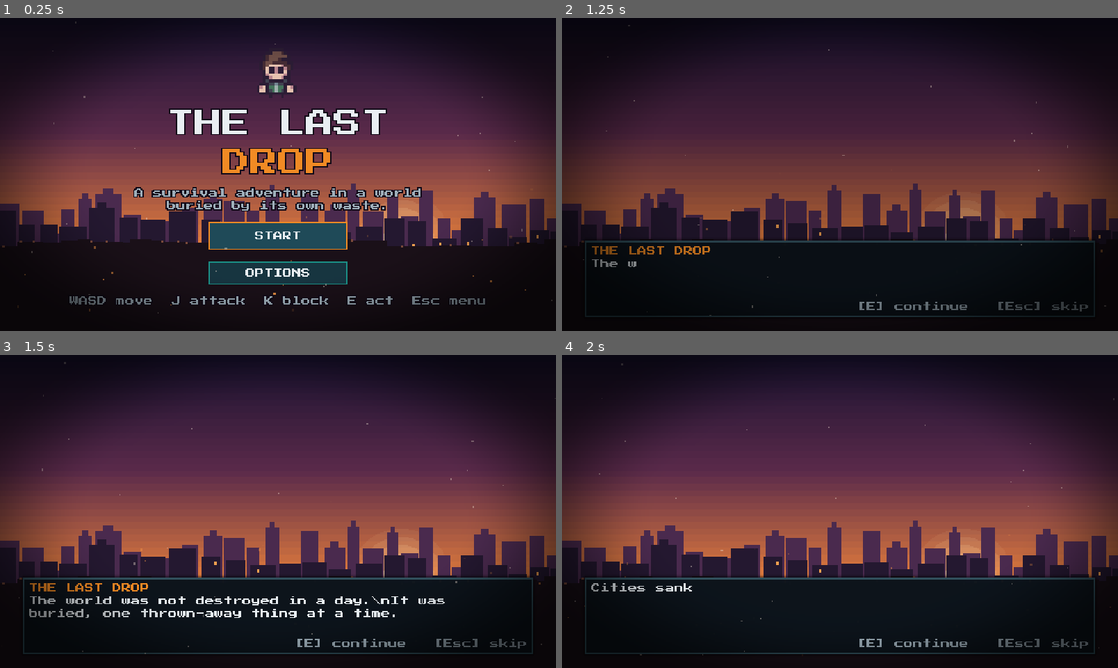
Above: before the commit, frames 1-4 (two rows, left to right).
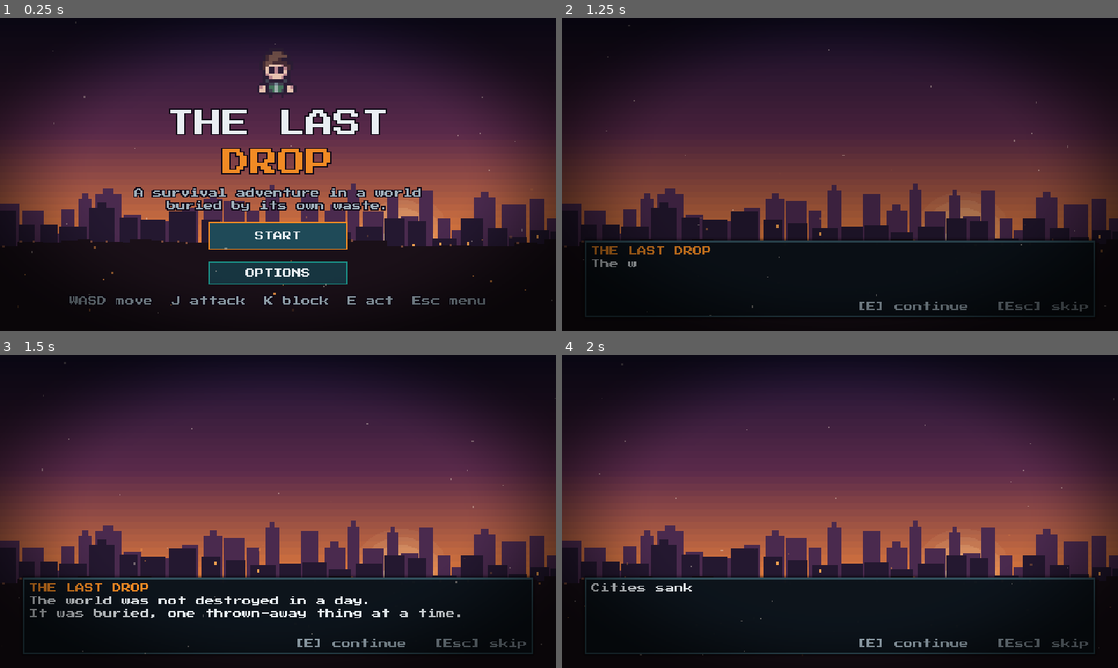
Above: after the commit, the same moments.

Repository: hsan-gg/the-last-drop
Game: Godot game, scene res://ui/title.tscn
The game is run twice, just before and just after one commit, with the same random seed, the same clock (stepped at 60 frames per second) and the same inputs. Sound files missing from this copy of the repository are replaced by a short silence.
Inputs (mouse positions are in pixels of both pictures, inside the frame that each line leads up to):
- Up to frame 1 (0.25 s): no input
- Up to frame 2 (1.25 s): click "START" at 0.5 s
- Up to frame 3 (1.5 s): tap Enter (ui_accept) at 1.25 s; move the mouse to (400, 495) at 1.27 s; hold D (move_right) from 1.28 s (still down); hold K (block) from 1.28 s (still down); tap J (attack) at 1.35 s; click (400, 495) at 1.42 s
- Up to frame 4 (2 s): keep holding D (move_right); keep holding K (block); tap Enter (ui_accept) at 1.52 s

Frames 1-2 are identical in both runs. In frame 3, 0.8% of the frame differs, in the area x 5-83%, y 77-84%; in frame 4, nothing differs.

Commit message:
feat: difficulty levels, stronger zombies, puzzle penalty, notices wait for dialogue

Diff:
--- /dev/null
+++ b/autoload/difficulty.gd
@@ -0,0 +1,50 @@
+extends Node
+## The four difficulty levels. Each is a set of multipliers over the Medium
+## game, defined in data/difficulties.json and chosen when a run starts. They
+## change visible things (zombie strength and numbers, lives, penalties, XP,
+## thirst, healing), and the title screen says what each one does.
+
+const DATA_PATH := "res://data/difficulties.json"
+const DEFAULT_ID := "medium"
+
+var current_id := DEFAULT_ID
+
+var _levels: Array = []
+
+
+func _ready() -> void:
+	var loaded: Variant = DataLoader.load_json(DATA_PATH)
+	_levels = loaded if typeof(loaded) == TYPE_ARRAY else []
+
+
+func all() -> Array:
+	return _levels.duplicate(true)
+
+
+func definition(difficulty_id: String) -> Dictionary:
+	for level: Dictionary in _levels:
+		if level["id"] == difficulty_id:
+			return level.duplicate()
+	return {}
+
+
+func current() -> Dictionary:
+	var level := definition(current_id)
+	return level if not level.is_empty() else definition(DEFAULT_ID)
+
+
+## A multiplier or setting of the current difficulty, e.g. value("enemy_hp").
+func value(key: String) -> float:
+	return float(current().get(key, 1.0))
+
+
+func select(difficulty_id: String) -> void:
+	if not definition(difficulty_id).is_empty():
+		current_id = difficulty_id
+		Settings.set_value("difficulty", difficulty_id)
+
+
+## Called when a run starts: the saved choice becomes the run's difficulty.
+func begin_run() -> void:
+	var saved := str(Settings.value("difficulty"))
+	current_id = saved if not definition(saved).is_empty() else DEFAULT_ID
--- a/autoload/event_bus.gd
+++ b/autoload/event_bus.gd
@@ -12,6 +12,8 @@
 ## Ad-hoc text (e.g. "the unit needs: ..."); reported back with an empty id.
 signal text_requested(lines: Array[String])
 signal dialogue_finished(dialogue_id: String)
+## A conversation opened (it holds notices until it ends).
+signal dialogue_opened
 signal sorting_requested(pile_id: String, item_ids: Array[String])
 signal sorting_finished(pile_id: String)
 
--- a/autoload/lives.gd
+++ b/autoload/lives.gd
@@ -2,11 +2,12 @@
 ## Three lives per run. Collapsing (health reaching zero) costs one and sends
 ## the player back to the area's start; with none left the run is over.
 
-const MAX_LIVES := 3
+const DEFAULT_LIVES := 3
 
 ## Off until a real run starts, so tests that knock the player out stay peaceful.
 var active := false
-var lives := MAX_LIVES
+var max_lives := DEFAULT_LIVES
+var lives := DEFAULT_LIVES
 
 
 func _ready() -> void:
@@ -14,13 +15,16 @@
 
 
 func start_run() -> void:
-	lives = MAX_LIVES
+	Difficulty.begin_run()
+	max_lives = int(Difficulty.value("lives"))
+	lives = max_lives
 	active = true
 	EventBus.lives_changed.emit(lives)
 
 
 func reset() -> void:
-	lives = MAX_LIVES
+	max_lives = DEFAULT_LIVES
+	lives = DEFAULT_LIVES
 	active = false
 	EventBus.lives_changed.emit(lives)
 
--- /dev/null
+++ b/autoload/notices.gd
@@ -0,0 +1,42 @@
+extends Node
+## Holds back on-screen notices (objective banners, quest and XP toasts, level
+## ups) while a conversation is open, and shows them the moment it ends, so
+## nothing talks over the dialogue.
+
+var _holding := false
+var _waiting: Array[Callable] = []
+
+
+func _ready() -> void:
+	EventBus.dialogue_opened.connect(_hold)
+	EventBus.dialogue_finished.connect(_release.unbind(1))
+	EventBus.dialogue_interrupted.connect(_release)
+
+
+func is_holding() -> bool:
+	return _holding
+
+
+func waiting() -> int:
+	return _waiting.size()
+
+
+## Runs `action` now, or right after the current conversation ends.
+func run(action: Callable) -> void:
+	if _holding:
+		_waiting.append(action)
+	else:
+		action.call()
+
+
+func _hold() -> void:
+	_holding = true
+
+
+func _release() -> void:
+	_holding = false
+	var batch := _waiting.duplicate()
+	_waiting.clear()
+	for action: Callable in batch:
+		if action.is_valid():
+			action.call()
--- a/autoload/progress.gd
+++ b/autoload/progress.gd
@@ -17,7 +17,7 @@
 func add_xp(amount: int) -> void:
 	if amount <= 0:
 		return
-	var result := ProgressionRules.apply_xp(level, xp, amount)
+	var result := ProgressionRules.apply_xp(level, xp, maxi(roundi(amount * Difficulty.value("xp")), 1))
 	level = result["level"]
 	xp = result["xp"]
 	if result["levels_gained"] > 0:
--- a/autoload/settings.gd
+++ b/autoload/settings.gd
@@ -17,6 +17,9 @@
 	"damage_numbers": true,
 	"objective_hints": 1,
 	"text_speed": 1,
+	"difficulty": "medium",
+	"tips": true,
+	"tips_seen": "",
 }
 const HINTS_OFF := 0
 const HINTS_SUBTLE := 1
--- a/autoload/survival.gd
+++ b/autoload/survival.gd
@@ -46,10 +46,10 @@
 
 
 func tick(seconds: float) -> void:
-	var next_water := maxf(_water - WATER_DECAY_PER_SECOND * seconds, 0.0)
+	var next_water := maxf(_water - WATER_DECAY_PER_SECOND * Difficulty.value("water_decay") * seconds, 0.0)
 	var next_health := _health
 	if next_water >= REGEN_MIN_WATER:
-		next_health = minf(_health + HEALTH_REGEN_PER_SECOND * seconds, _max_health)
+		next_health = minf(_health + HEALTH_REGEN_PER_SECOND * Difficulty.value("regen") * seconds, _max_health)
 	_apply(next_water, next_health)
 
 
--- a/data/cutscenes.json
+++ b/data/cutscenes.json
@@ -3,7 +3,7 @@
 		{
 			"visual": "sky",
 			"title": "THE LAST DROP",
-			"text": "The world was not destroyed in a day.\\nIt was buried, one thrown-away thing at a time.",
+			"text": "The world was not destroyed in a day.\nIt was buried, one thrown-away thing at a time.",
 			"focus": []
 		},
 		{
@@ -73,7 +73,7 @@
 		{
 			"visual": "black",
 			"title": "SURVIVE",
-			"text": "Sort what you find. Fight what stalks the ruins. Learn what the old world refused to.\\n\\nJ attack   K block   E act   Esc menu",
+			"text": "Sort what you find. Fight what stalks the ruins. Learn what the old world refused to.\n\nJ attack   K block   E act   Esc menu",
 			"focus": []
 		}
 	],
--- /dev/null
+++ b/data/difficulties.json
@@ -0,0 +1,82 @@
+[
+	{
+		"id": "easy",
+		"name": "EASY",
+		"color": "#7bc043",
+		"description": "A relaxed walk through the ruins. Slower, weaker zombies, five lives, a generous parry.",
+		"enemy_hp": 0.75,
+		"enemy_damage": 0.6,
+		"enemy_speed": 0.9,
+		"enemy_windup": 1.25,
+		"enemy_aggro": 0.85,
+		"spawn": 0.7,
+		"lives": 5,
+		"penalty": 0.5,
+		"xp": 1.25,
+		"water_decay": 0.7,
+		"regen": 1.4,
+		"stamina_regen": 1.3,
+		"parry_window": 0.26,
+		"drops": 1.3
+	},
+	{
+		"id": "medium",
+		"name": "MEDIUM",
+		"color": "#f2c94c",
+		"description": "The intended game. Zombies are a real threat, mistakes sting, and three lives are enough if you are careful.",
+		"enemy_hp": 1.0,
+		"enemy_damage": 1.0,
+		"enemy_speed": 1.0,
+		"enemy_windup": 1.0,
+		"enemy_aggro": 1.0,
+		"spawn": 1.0,
+		"lives": 3,
+		"penalty": 1.0,
+		"xp": 1.0,
+		"water_decay": 1.0,
+		"regen": 1.0,
+		"stamina_regen": 1.0,
+		"parry_window": 0.18,
+		"drops": 1.0
+	},
+	{
+		"id": "hard",
+		"name": "HARD",
+		"color": "#f08a24",
+		"description": "Tougher, faster zombies in bigger packs. Two lives, harsher mistakes, thirstier world, a tight parry.",
+		"enemy_hp": 1.6,
+		"enemy_damage": 1.6,
+		"enemy_speed": 1.12,
+		"enemy_windup": 0.82,
+		"enemy_aggro": 1.2,
+		"spawn": 1.5,
+		"lives": 2,
+		"penalty": 1.6,
+		"xp": 0.9,
+		"water_decay": 1.3,
+		"regen": 0.7,
+		"stamina_regen": 0.85,
+		"parry_window": 0.14,
+		"drops": 0.8
+	},
+	{
+		"id": "hardcore",
+		"name": "HARDCORE",
+		"color": "#e0584a",
+		"description": "Built to break you. Huge, fast, brutal packs that spot you from afar, one life, no healing over time, almost no parry window.",
+		"enemy_hp": 3.4,
+		"enemy_damage": 3.2,
+		"enemy_speed": 1.38,
+		"enemy_windup": 0.55,
+		"enemy_aggro": 1.6,
+		"spawn": 2.4,
+		"lives": 1,
+		"penalty": 3.2,
+		"xp": 0.7,
+		"water_decay": 2.0,
+		"regen": 0.0,
+		"stamina_regen": 0.55,
+		"parry_window": 0.09,
+		"drops": 0.5
+	}
+]
--- a/data/enemies.json
+++ b/data/enemies.json
@@ -2,13 +2,13 @@
 	{
 		"id": "walker",
 		"name": "Scavenger Zombie",
-		"hp": 30,
-		"speed": 30,
-		"damage": 10,
+		"hp": 48,
+		"speed": 34,
+		"damage": 14,
 		"reach": 18,
-		"windup": 0.55,
-		"cooldown": 1.1,
-		"aggro": 96,
+		"windup": 0.5,
+		"cooldown": 1.0,
+		"aggro": 104,
 		"leash": 220,
 		"xp": 12,
 		"poise": false,
@@ -30,13 +30,13 @@
 	{
 		"id": "runner",
 		"name": "Starved Runner",
-		"hp": 16,
-		"speed": 56,
-		"damage": 6,
+		"hp": 28,
+		"speed": 62,
+		"damage": 9,
 		"reach": 14,
-		"windup": 0.3,
-		"cooldown": 0.8,
-		"aggro": 120,
+		"windup": 0.28,
+		"cooldown": 0.75,
+		"aggro": 130,
 		"leash": 240,
 		"xp": 8,
 		"poise": false,
@@ -58,13 +58,13 @@
 	{
 		"id": "brute",
 		"name": "Toxic Brute",
-		"hp": 80,
-		"speed": 22,
-		"damage": 22,
+		"hp": 140,
+		"speed": 25,
+		"damage": 32,
 		"reach": 24,
-		"windup": 0.95,
-		"cooldown": 1.7,
-		"aggro": 88,
+		"windup": 0.9,
+		"cooldown": 1.5,
+		"aggro": 96,
 		"leash": 200,
 		"xp": 40,
 		"poise": true,
--- a/player/player_combat.gd
+++ b/player/player_combat.gd
@@ -133,7 +133,7 @@
 	if _clock < _invulnerable_until:
 		return {"outcome": "ignored", "damage": 0}
 	var covers := CombatRules.guard_covers(_player.facing, _player.global_position, from_position)
-	var result := CombatRules.resolve_hit(raw_damage, Gear.armor(), is_blocking(), covers, seconds_since_block_started())
+	var result := CombatRules.resolve_hit(raw_damage, Gear.armor(), is_blocking(), covers, seconds_since_block_started(), Difficulty.value("parry_window"))
 	match result["outcome"]:
 		CombatRules.OUTCOME_PARRIED:
 			_invulnerable_until = _clock + PARRY_INVULNERABLE_SECONDS
--- a/project.godot
+++ b/project.godot
@@ -25,6 +25,7 @@
 ItemDB="*res://autoload/item_db.gd"
 Content="*res://autoload/content.gd"
 Chapters="*res://autoload/chapters.gd"
+Notices="*res://autoload/notices.gd"
 Cutscenes="*res://autoload/cutscenes.gd"
 QuestTracker="*res://autoload/quest_tracker.gd"
 GameState="*res://autoload/game_state.gd"
@@ -33,6 +34,7 @@
 Gear="*res://autoload/gear.gd"
 Progress="*res://autoload/progress.gd"
 Combat="*res://autoload/combat.gd"
+Difficulty="*res://autoload/difficulty.gd"
 Lives="*res://autoload/lives.gd"
 MapMemory="*res://autoload/map_memory.gd"
 SceneManager="*res://autoload/scene_manager.gd"
--- a/systems/combat_rules.gd
+++ b/systems/combat_rules.gd
@@ -28,10 +28,10 @@
 
 
 ## What happens when an enemy strike lands: {"outcome", "damage"}.
-static func resolve_hit(raw_damage: float, armor: float, blocking: bool, guard_covers: bool, seconds_since_block: float) -> Dictionary:
+static func resolve_hit(raw_damage: float, armor: float, blocking: bool, guard_covers: bool, seconds_since_block: float, parry_window: float = PARRY_WINDOW) -> Dictionary:
 	var through := raw_damage * armor_multiplier(armor)
 	if blocking and guard_covers:
-		if seconds_since_block <= PARRY_WINDOW:
+		if seconds_since_block <= parry_window:
 			return {"outcome": OUTCOME_PARRIED, "damage": 0}
 		return {"outcome": OUTCOME_BLOCKED, "damage": maxi(MIN_DAMAGE, roundi(through * (1.0 - BLOCK_REDUCTION)))}
 	return {"outcome": OUTCOME_HIT, "damage": maxi(MIN_DAMAGE, roundi(through))}
--- a/test/unit/test_combat_in_play.gd
+++ b/test/unit/test_combat_in_play.gd
@@ -104,8 +104,9 @@
 func test_killing_a_zombie_pays_xp_counts_a_kill_and_it_stays_dead() -> void:
 	Gear.grant("rusty_sword")
 	var enemy := _enemy("runner", Vector2(14, 0), "test_1")
-	_swing()
-	_swing()
+	for _i in 6:
+		if not enemy.is_dead():
+			_swing()
 	assert_true(enemy.is_dead())
 	assert_eq(GameState.get_counter("kills"), 1)
 	assert_true(GameState.has_flag("slain_test_1"))
--- a/test/unit/test_hud_hints_banners.gd
+++ b/test/unit/test_hud_hints_banners.gd
@@ -5,6 +5,8 @@
 
 
 func before_each() -> void:
+	Notices._holding = false
+	Notices._waiting.clear()
 	GameState.reset()
 	Survival.set_process(false)
 	Survival.reset()
@@ -99,3 +101,26 @@
 
 func test_nothing_happens_with_no_supplies() -> void:
 	assert_false(Consumables.use_first(Consumables.HEAL_ORDER))
+
+
+func test_notices_wait_for_a_conversation_to_end() -> void:
+	var banners := BannerQueue.new()
+	add_child_autofree(banners)
+	EventBus.dialogue_opened.emit()
+	banners.push("QUEST COMPLETE", "Sharp Eye")
+	assert_true(Notices.is_holding())
+	assert_eq(Notices.waiting(), 1, "held back while talking")
+	EventBus.dialogue_finished.emit("x")
+	assert_false(Notices.is_holding())
+	assert_eq(Notices.waiting(), 0)
+	assert_eq(banners.pending(), 1, "shown once the talk is over")
+
+
+func test_a_cut_short_conversation_also_releases_notices() -> void:
+	var banners := BannerQueue.new()
+	add_child_autofree(banners)
+	EventBus.dialogue_opened.emit()
+	banners.push("NEW OBJECTIVE", "Sort the pile")
+	EventBus.dialogue_interrupted.emit()
+	assert_eq(Notices.waiting(), 0)
+	assert_eq(banners.pending(), 1)
--- a/ui/dialogue/dialogue_box.gd
+++ b/ui/dialogue/dialogue_box.gd
@@ -51,6 +51,12 @@
 	return visible
 
 
+## A scene change with a conversation open must not leave notices held back forever.
+func _exit_tree() -> void:
+	if visible:
+		EventBus.dialogue_interrupted.emit()
+
+
 ## Who speaks a dialogue: {"name", "tag", "color", "icon"}. Narration has no name.
 static func speaker_for(dialogue_id: String) -> Dictionary:
 	for speaker in SPEAKERS:
@@ -69,6 +75,7 @@
 	_opened_on_frame = Engine.get_process_frames()
 	_apply_speaker(speaker_for(dialogue_id))
 	visible = true
+	EventBus.dialogue_opened.emit()
 	if pauses_game:
 		get_tree().paused = true
 	_show_line()
--- a/ui/hud.gd
+++ b/ui/hud.gd
@@ -108,7 +108,11 @@
 
 
 func _on_level_up(level: int) -> void:
-	_show_toast("LEVEL UP!  You are level %d" % level, UiTheme.COLOR_YELLOW)
+	Notices.run(_celebrate_level.bind(level))
+
+
+func _celebrate_level(level: int) -> void:
+	_display_toast("LEVEL UP!  You are level %d" % level, UiTheme.COLOR_YELLOW)
 	var flash := create_tween()
 	_damage_flash.color = UiTheme.COLOR_YELLOW
 	_damage_flash.modulate.a = 0.45
@@ -118,6 +122,10 @@
 
 ## A line of text that appears under the banner and fades: loot, level ups.
 func _show_toast(text: String, color: Color) -> void:
+	Notices.run(_display_toast.bind(text, color))
+
+
+func _display_toast(text: String, color: Color) -> void:
 	_toast_label.text = text
 	_toast_label.add_theme_color_override("font_color", color)
 	_toast_label.visible = true
@@ -151,7 +159,7 @@
 		EventBus.sfx_requested.emit("sort_ok")
 	if not new_text.is_empty():
 		_banners.push("NEW OBJECTIVE", new_text, UiTheme.COLOR_ORANGE, 2.6)
-	_tracker.flash()
+	Notices.run(_tracker.flash)
 
 
 func _on_lives_changed(lives: int) -> void:
@@ -238,7 +246,7 @@
 	_lives_row = HBoxContainer.new()
 	_lives_row.add_theme_constant_override("separation", 2)
 	_lives_row.mouse_filter = Control.MOUSE_FILTER_IGNORE
-	for _i in Lives.MAX_LIVES:
+	for _i in Lives.max_lives:
 		var heart := TextureRect.new()
 		heart.texture = HEART_ICON
 		heart.stretch_mode = TextureRect.STRETCH_KEEP
--- a/ui/hud_banners.gd
+++ b/ui/hud_banners.gd
@@ -11,6 +11,7 @@
 
 var _queue: Array[Dictionary] = []
 var _active := false
+var _deferred := 0
 var _panel: PanelContainer
 var _stripe: ColorRect
 var _title: Label
@@ -25,10 +26,17 @@
 
 
 func pending() -> int:
-	return _queue.size() + (1 if _active else 0)
+	return _queue.size() + (1 if _active else 0) + _deferred
 
 
+## Queues a banner. While a conversation is open it waits and appears after it.
 func push(title: String, text: String, color: Color = UiTheme.COLOR_ORANGE, seconds: float = SHOW_SECONDS) -> void:
+	_deferred += 1
+	Notices.run(_enqueue.bind(title, text, color, seconds))
+
+
+func _enqueue(title: String, text: String, color: Color, seconds: float) -> void:
+	_deferred = maxi(_deferred - 1, 0)
 	_queue.append({"title": title, "text": text, "color": color, "seconds": seconds})
 	if not _active:
 		_show_next()
--- a/ui/puzzle/puzzle_panel.gd
+++ b/ui/puzzle/puzzle_panel.gd
@@ -8,6 +8,8 @@
 const OPTION_KEYS := [KEY_1, KEY_2, KEY_3, KEY_4, KEY_5]
 const MAX_OPTIONS := 5
 const SOLVED_FLAG_FORMAT := "puzzle_%s_solved"
+## A wrong step costs health, so guessing is not free.
+const WRONG_DAMAGE := 9.0
 
 var _phase := Phase.IDLE
 var _puzzle_id := ""
@@ -15,7 +17,6 @@
 var _puzzle: OrderPuzzle
 var _title: Label
 var _prompt: Label
-var _placed: RichTextLabel
 var _option_buttons: Array[Button] = []
 var _feedback: RichTextLabel
 var _continue: Button
@@ -23,7 +24,7 @@
 
 
 func _ready() -> void:
-	_build_shell(Vector2(440, 220), UiTheme.COLOR_TEAL)
+	_build_shell(Vector2(452, 230), UiTheme.COLOR_TEAL)
 	_build_contents()
 	EventBus.puzzle_requested.connect(_on_puzzle_requested)
 
@@ -50,7 +51,7 @@
 	_prompt.text = data["prompt"]
 	_feedback.text = ""
 	_continue.visible = false
-	_hint.text = "Press 1 to %d. Esc leaves." % steps.size()
+	_hint.text = "Press 1 to %d. A wrong step costs health. Esc leaves." % steps.size()
 	_refresh()
 	_show_panel()
 
@@ -72,7 +73,9 @@
 	else:
 		GameState.add_to_counter("puzzle_mistakes")
 		EventBus.sfx_requested.emit("sort_bad")
-		_feedback.text = "[color=#e0584a]NOT THAT ONE[/color]  Start again from the first step."
+		var damage := WRONG_DAMAGE * Difficulty.value("penalty")
+		Survival.damage(damage)
+		_feedback.text = "[color=#e0584a]NOT THAT ONE  -%d health[/color]\nStart again from the first step." % int(round(damage))
 	_refresh()
 
 
@@ -96,17 +99,22 @@
 
 func _refresh() -> void:
 	var done := _puzzle.placed()
-	var lines: Array[String] = []
-	for index in done.size():
-		lines.append("%d. %s" % [index + 1, done[index]])
-	_placed.text = "[color=#5fd0c4]%s[/color]" % ("\n".join(lines) if not lines.is_empty() else "Nothing placed yet.")
 	var choices := _puzzle.options()
 	for index in _option_buttons.size():
 		var button := _option_buttons[index]
 		button.visible = index < choices.size()
-		button.disabled = _phase != Phase.SOLVING
-		if index < choices.size():
+		if index >= choices.size():
+			continue
+		var order := done.find(choices[index])
+		button.disabled = _phase != Phase.SOLVING or order >= 0
+		if order >= 0:
+			button.text = "%d.  %s" % [order + 1, choices[index]]
+			button.add_theme_color_override("font_color", UiTheme.COLOR_TEAL)
+			button.add_theme_color_override("font_disabled_color", UiTheme.COLOR_TEAL)
+		else:
 			button.text = "%d  %s" % [index + 1, choices[index]]
+			button.remove_theme_color_override("font_color")
+			button.remove_theme_color_override("font_disabled_color")
 
 
 func _on_puzzle_requested(puzzle_id: String) -> void:
@@ -136,15 +144,13 @@
 	_title = _label("", UiTheme.COLOR_TEAL)
 	_box.add_child(_title)
 	_prompt = _label("", UiTheme.COLOR_TEXT)
-	_prompt.custom_minimum_size = Vector2(0, 18)
+	_prompt.custom_minimum_size = Vector2(0, 20)
 	_box.add_child(_prompt)
-	_placed = _rich(34)
-	_box.add_child(_placed)
 	for index in MAX_OPTIONS:
 		var button := _button("", _on_option_pressed.bind(index))
 		_option_buttons.append(button)
 		_box.add_child(button)
-	_feedback = _rich(24)
+	_feedback = _rich(42)
 	_box.add_child(_feedback)
 	var footer := HBoxContainer.new()
 	_box.add_child(footer)
--- a/ui/quiz/quiz_panel.gd
+++ b/ui/quiz/quiz_panel.gd
@@ -66,8 +66,9 @@
 	else:
 		EventBus.sfx_requested.emit("sort_bad")
 		var correct_text: String = _quiz["options"][int(_quiz["answer"])]
-		Survival.damage(WRONG_DAMAGE)
-		_feedback.text = "[color=#e0584a]NOT QUITE  -%d health[/color]\nThe answer: %s\n%s" % [int(WRONG_DAMAGE), correct_text, _quiz["explanation"]]
+		var damage := WRONG_DAMAGE * Difficulty.value("penalty")
+		Survival.damage(damage)
+		_feedback.text = "[color=#e0584a]NOT QUITE  -%d health[/color]\nThe answer: %s\n%s" % [int(round(damage)), correct_text, _quiz["explanation"]]
 	# Counters last, so a quest that completes on this answer fires after the feedback is set.
 	GameState.add_to_counter("quiz_correct" if _was_correct else "quiz_wrong")
 	_continue.visible = true
--- a/world/enemy.gd
+++ b/world/enemy.gd
@@ -47,6 +47,7 @@
 		push_error("Enemy: no data for '%s' in data/enemies.json" % enemy_id)
 		queue_free()
 		return
+	_apply_difficulty()
 	_hp = float(_def["hp"])
 	collision_layer = 4
 	collision_mask = 1
@@ -59,6 +60,16 @@
 	if _state != State.DEAD:
 		_state = State.IDLE
 		_set_alert(false)
+
+
+## Scales this zombie's stats by the run's difficulty (Medium changes nothing).
+func _apply_difficulty() -> void:
+	_def["hp"] = float(_def["hp"]) * Difficulty.value("enemy_hp")
+	_def["damage"] = float(_def["damage"]) * Difficulty.value("enemy_damage")
+	_def["speed"] = float(_def["speed"]) * Difficulty.value("enemy_speed")
+	_def["windup"] = float(_def["windup"]) * Difficulty.value("enemy_windup")
+	_def["aggro"] = float(_def["aggro"]) * Difficulty.value("enemy_aggro")
+	_def["leash"] = float(_def["leash"]) * Difficulty.value("enemy_aggro")
 
 
 func is_dead() -> bool:
@@ -124,7 +135,7 @@
 
 func _roll_drops() -> void:
 	for drop: Dictionary in _def.get("drops", []):
-		if randf() > float(drop["chance"]):
+		if randf() > float(drop["chance"]) * Difficulty.value("drops"):
 			continue
 		if drop.has("gear"):
 			if Gear.grant(drop["gear"]):
Not shown, added: autoload/difficulty.gd.uid
Not shown, added: autoload/notices.gd.uid
